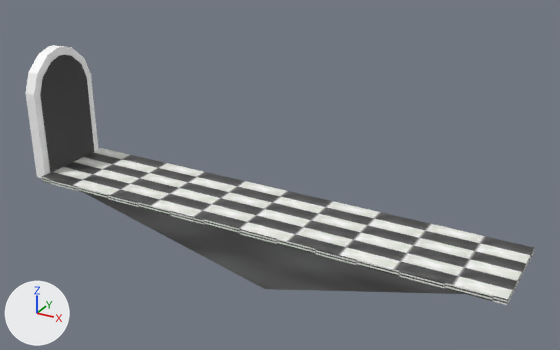
One commit to the glTF model models/runway.gltf: the scene before it, then after it.
Before and after are seen from a 50 mm lens placed at (-10.7, -58.0, 33.2), pointed at (-43.4, 1.4, 3.4). Every picture has the same lights, and +X, +Y and +Z are marked at lower left. Where no turn or scale is listed for an object, it has been applied to the vertices.

The scene before the commit, as lines of its bpy script (objects in view):
```python
me_lll_005 = bpy.data.meshes.new('LLL.005')
me_lll_005.from_pydata(...)  # 17 vertices, 16 faces; spans x -24.3..24.3, y -4.7..4.7, z -6.8..2.2
# faces by material slot: [6, 10]
me_lll_005.materials.append(mat_grass_bottom)  # picture img_gray_smooth_stone
me_lll_005.materials.append(mat_checkerboard)  # picture img_checkerboard
me_plane_005 = bpy.data.meshes.new('Plane.005')
me_plane_005.from_pydata(...)  # 30 vertices, 44 faces; spans x -1.28..0.0, y -4.21..4.21, z -4.36..8.89
# faces by material slot: [8, 36]
me_plane_005.materials.append(mat_doorwya)  # black #000000
me_plane_005.materials.append(mat_doorway_arch)  # white #ffffff
ob_lll_007 = bpy.data.objects.new('LLL.007', me_lll_005)
ob_lll_007.location = (-44.28, 0.0, -1.9)
ob_plane_004 = bpy.data.objects.new('Plane.004', me_plane_005)
ob_plane_004.location = (-68.46, 0.0, 4.15)
```
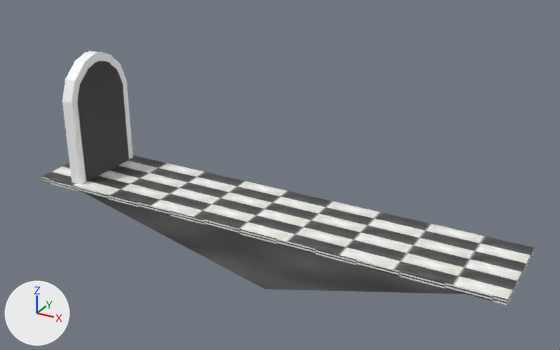
Where the change shows, as pixel boxes [x1, y1, x2, y2] in the pictures (560 x 350 px):
'Plane.004', moved: before [25, 45, 98, 178]; after [62, 51, 133, 185]

The change, as a list of edits to the scene's bpy script:
```text
Change ob_plane_004:
    ob_plane_004.location: (-68.46, 0.0, 4.15) -> (-63.5, 0.0, 4.15)
```
